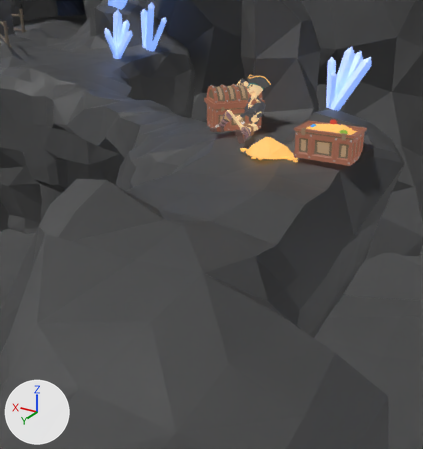
Two versions of the FBX model packages/nextjs/public/cave.fbx, one commit apart.
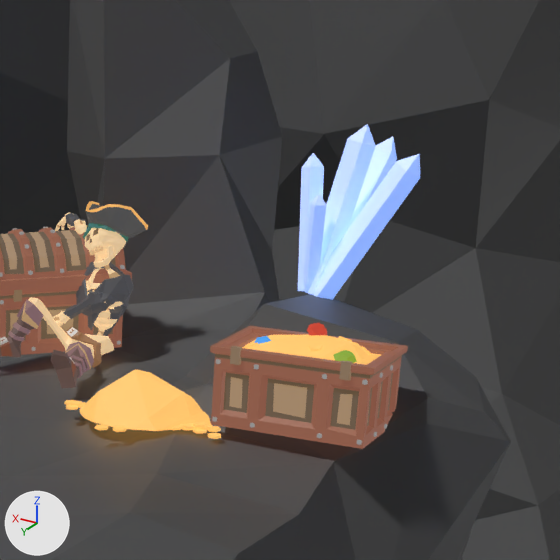
Old and new are each drawn from a camera (50 mm lens) standing at (-3.3, -15.7, 4.11) and looking at (1.65, -23.96, -0.01) and again close up on the part from 51% to 100% of the width and 0% to 46% of the height. Lighting does not change. The marker at lower left points along +X, +Y and +Z. Where no turn or scale is listed for an object, it has been applied to the vertices.

Before the edit, the objects in view are built like this:
```python
me_scene_120 = bpy.data.meshes.new('Scene.120')
me_scene_120.from_pydata(...)  # 675 vertices, 1099 faces; spans x -0.358..0.803, y -0.794..0.393, z -0.063..0.352
me_scene_120.materials.append(mat_polygonpirates_material_01_a_003)
me_scene_126 = bpy.data.meshes.new('Scene.126')
me_scene_126.from_pydata(...)  # 45 vertices, 70 faces; spans x -113.0..93.0, y -30.0..284.0, z -72.0..120.0
me_scene_126.materials.append(mat_crystal_003)  # white #ffffff
me_scene_155 = bpy.data.meshes.new('Scene.155')
me_scene_155.from_pydata(...)  # 2460 vertices, 4920 faces; spans x -4.6..21.0, y -41.1..6.3, z -13.6..9.8
me_scene_155.materials.append(mat_dark_rock_003)  # dark grey #666666
ob_bridge_3 = bpy.data.objects.new('Bridge 3', me_scene_155)
ob_bridge_3.location = (0.0, 0.0, 0.0)
ob_crystal_4_42__sneeb = bpy.data.objects.new('Crystal 4_42  sneeb', me_scene_126)
ob_crystal_4_42__sneeb.parent = ob_cave
ob_crystal_4_42__sneeb.location = (160.9, -101.0, 494.8)
ob_crystal_4_42__sneeb.rotation_euler = (0.112, -0.437, 0.166)  # degrees (6.4, -25, 9.5)
ob_crystal_4_42__sneeb.scale = (0.371, 0.371, 0.371)
ob_sm_prop_chest_lid_01 = bpy.data.objects.new('SM_Prop_Chest_Lid_01', me_scene_120)
ob_sm_prop_chest_lid_01.location = (1.922, -25.426, 1.813)
# also in view: 'SM_Prop_TreasurePile_01' at (0.7, -24.41, 1.49); 'SM_Prop_Chest_01 (1)' at (2.14, -25.63, 1.59); 'SM_Prop_Chest_Treasure_01_1' at (-0.24, -24.41, 1.91); 'Pillar 2' at (8.08, -47.58, 8.27); 'Dale' at (1.86, -25.31, 1.82)
```
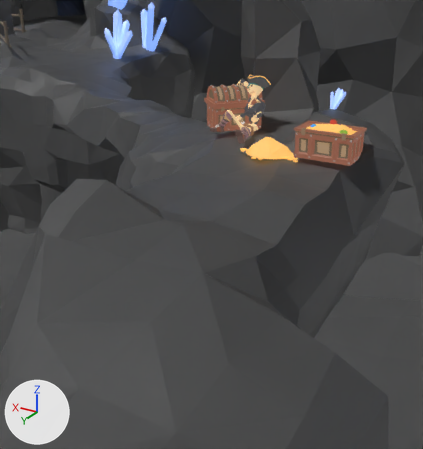
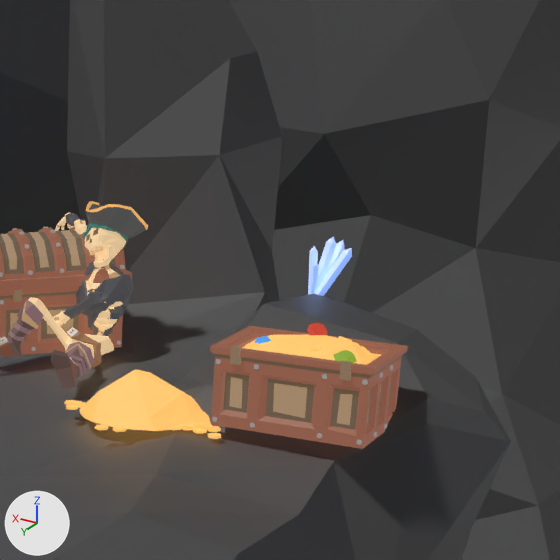
Pixel boxes [x1, y1, x2, y2] of what changed, in the close-ups (560 x 560 px):
'Crystal 4_42  sneeb', moved, rescaled (63% narrower, 66% shorter)
    before: [298, 124, 420, 300]
    after: [308, 237, 352, 296]

What changed in the scene script:
```text
Change ob_crystal_4_42__sneeb:
    ob_crystal_4_42__sneeb.location: (160.9, -101.0, 494.8) -> (160.9, -108.0, 494.8)
    ob_crystal_4_42__sneeb.scale: (0.371, 0.371, 0.371) -> (0.137, 0.137, 0.137)
```
